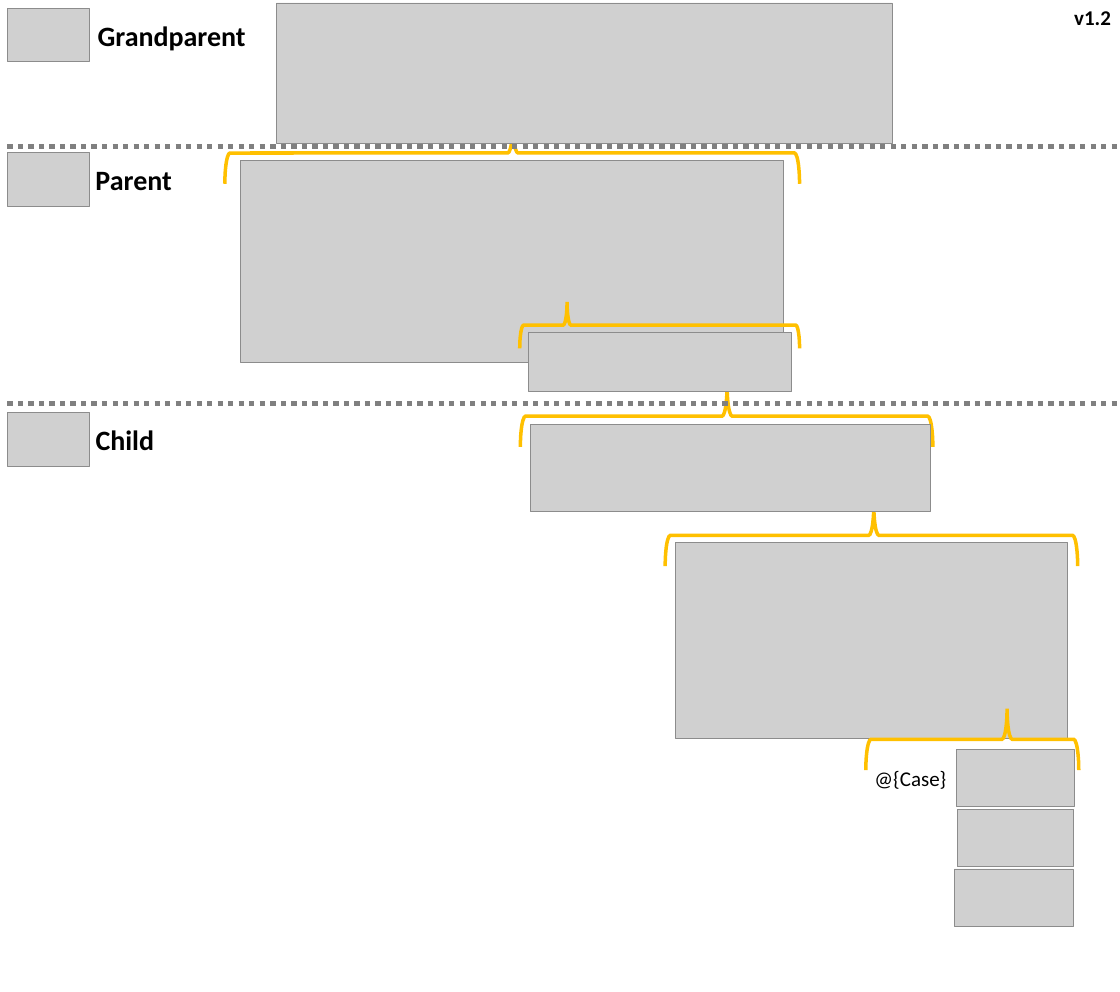
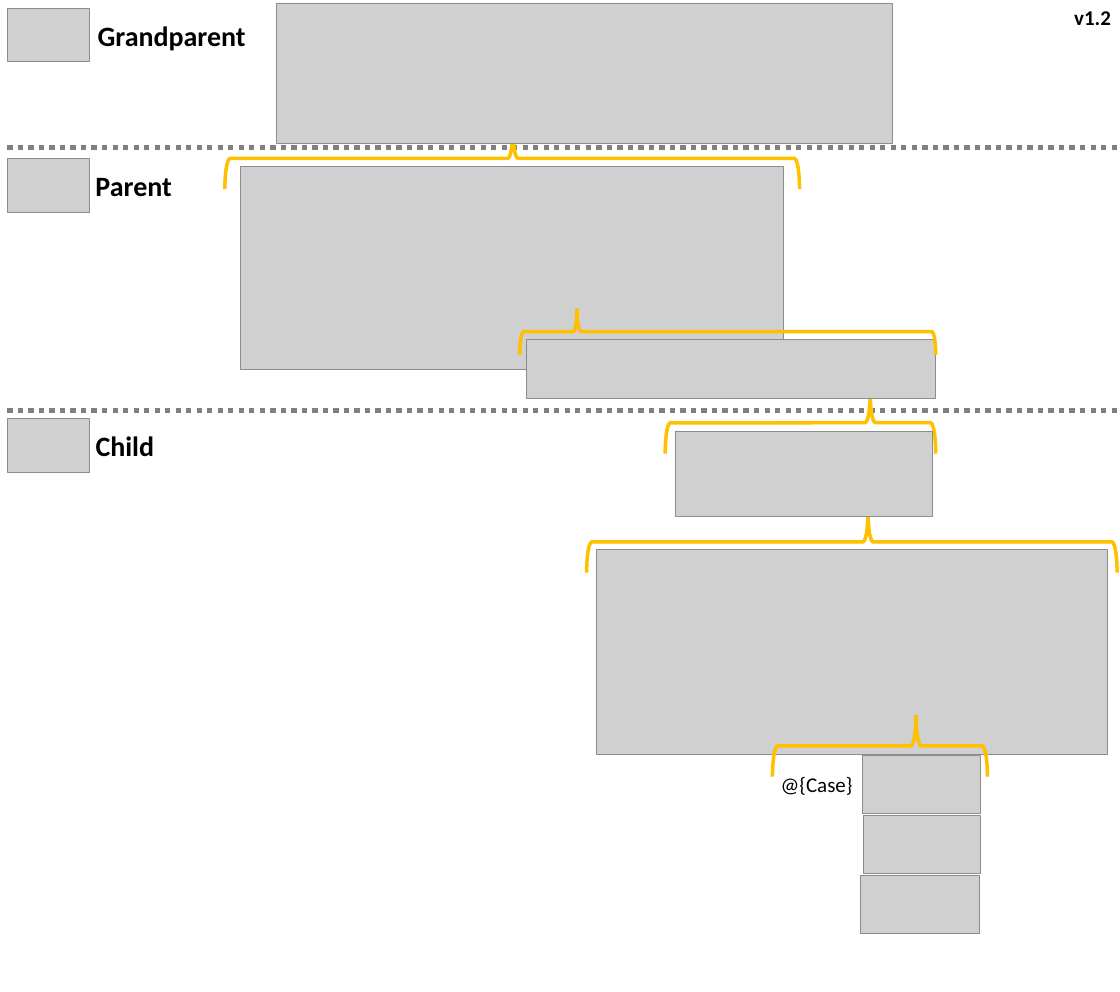
Before and after one commit to mrpaulandrew/procfwk, a slide deck: slide 3 of Images/All ADF Activities.pptx. Drawn at 1120x992 pixels with LibreOffice and Linux fonts; fonts in the diff are those of the drawing; grey boxes stand for pictures. Boxes give left, top, right and bottom in pixels: in the first picture for what was removed or moved away, otherwise in the second. Text is boxed around its words. In the diff, an @@ line names an element or a change of style, - is before the commit and + after.

```diff
--- a/Images/All ADF Activities.pptx
+++ b/Images/All ADF Activities.pptx
@@ left brace: place and size @@
-left brace at (521,302,800,349)
+left brace at (521,308,936,355)
@@ picture: place and size @@
-picture at (528,333,791,392)
+picture at (527,339,936,398)
@@ 3 pictures, 2 texts, 1 left brace, 1 line: place and size @@
-3 pictures, 2 texts, 1 left brace, 1 line at (8,122,1120,466)
+3 pictures, 2 texts, 1 left brace, 1 line at (8,128,1120,473)
@@ proportions changed in 4 elements at (586,511,1117,572), (773,715,988,777), (521,308,936,355), (665,392,936,453) @@
@@ left brace: place and size @@
-left brace at (520,386,933,447)
+left brace at (665,392,936,453)
@@ picture: place and size @@
-picture at (530,424,931,512)
+picture at (676,432,933,518)
@@ left brace: place and size @@
-left brace at (665,505,1078,566)
+left brace at (586,511,1117,572)
@@ picture: place and size @@
-picture at (676,542,1068,738)
+picture at (597,550,1108,755)
@@ 3 pictures, 1 text, 1 left brace: place and size @@
-3 pictures, 1 text, 1 left brace at (866,709,1079,928)
+3 pictures, 1 text, 1 left brace at (773,715,988,933)
```
Also in this commit, not shown: 1 slide added, 3 other files.
